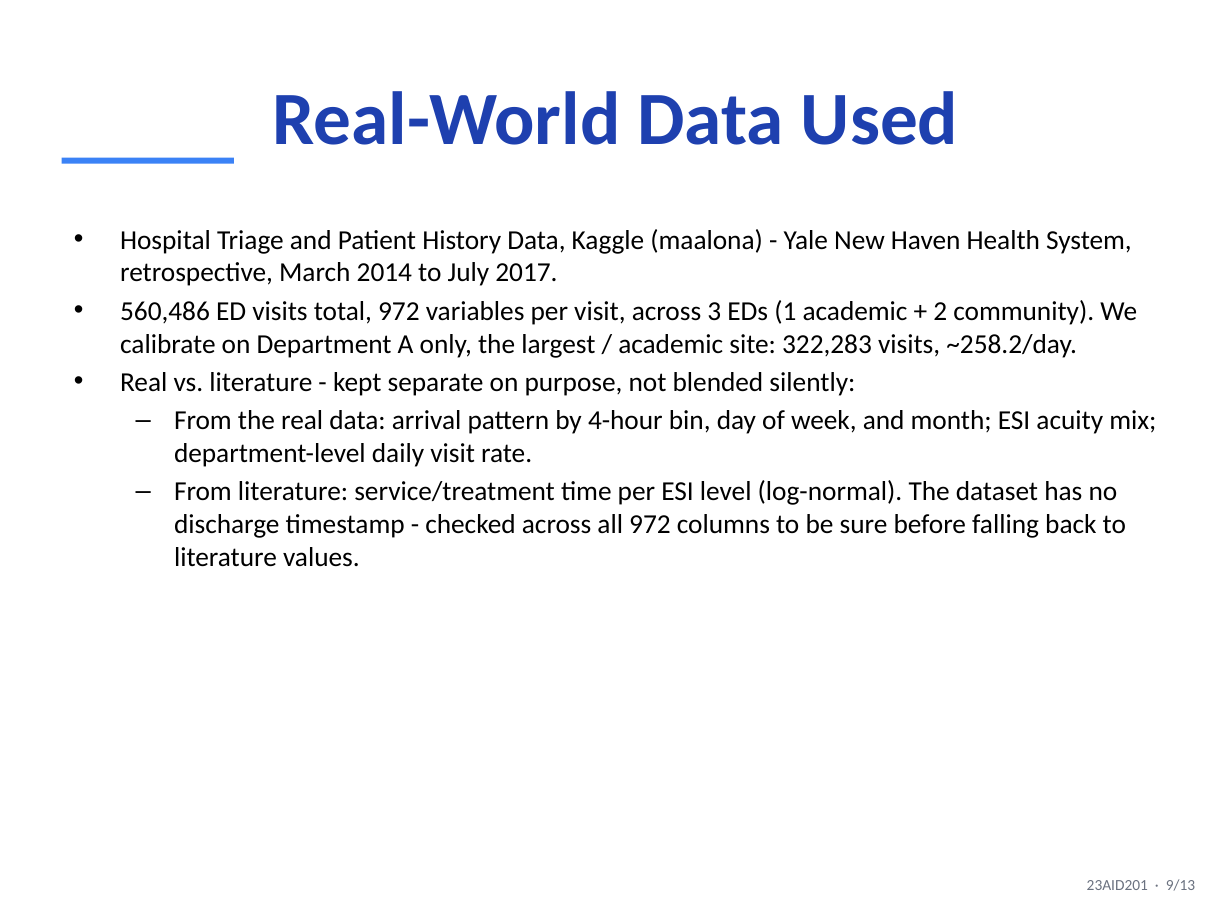
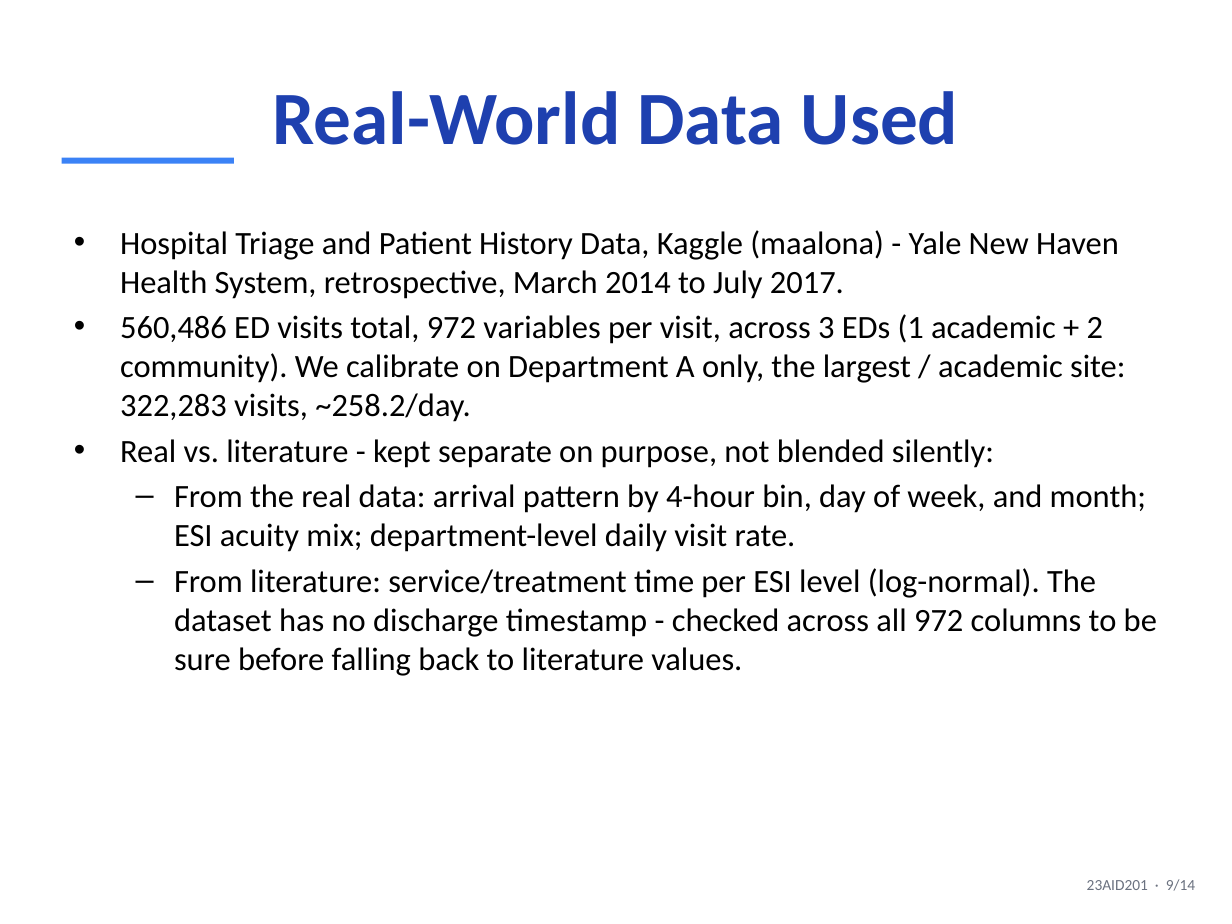
Before and after one commit to DUNE-ODYSSEY/Mondrian-Conformal-Prediction-On-Discrete-Event-Simulation, a slide deck: slide 9 of slides/mid_sem_presentation.pptx. Drawn at 1232x924 pixels with LibreOffice and Linux fonts; fonts in the diff are those of the drawing. Boxes give left, top, right and bottom in pixels: in the first picture for what was removed or moved away, otherwise in the second. Text is boxed around its words. In the diff, an @@ line names an element or a change of style, - is before the commit and + after.

```diff
--- a/slides/mid_sem_presentation.pptx
+++ b/slides/mid_sem_presentation.pptx
@@ text "Hospital Triage and Patient History ..." at (120,230,1157,676): size 16 to 19 pt @@
@@ text at (1087,879,1195,891): text changed @@
-23AID201 · 9/13
+23AID201 · 9/14
```
Also in this commit, not shown: 11 other slides changed, 1 slide added, 1 other file.
